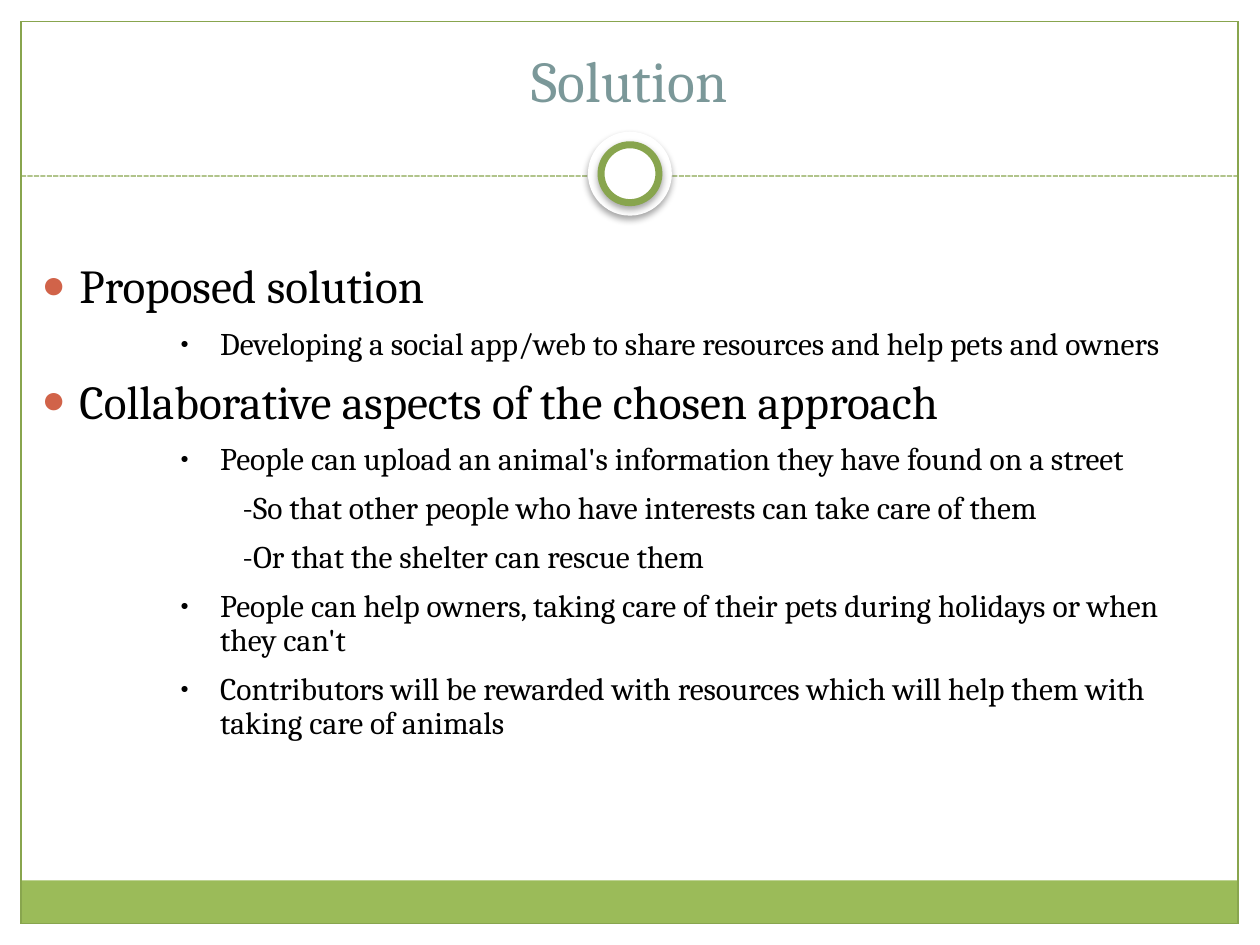
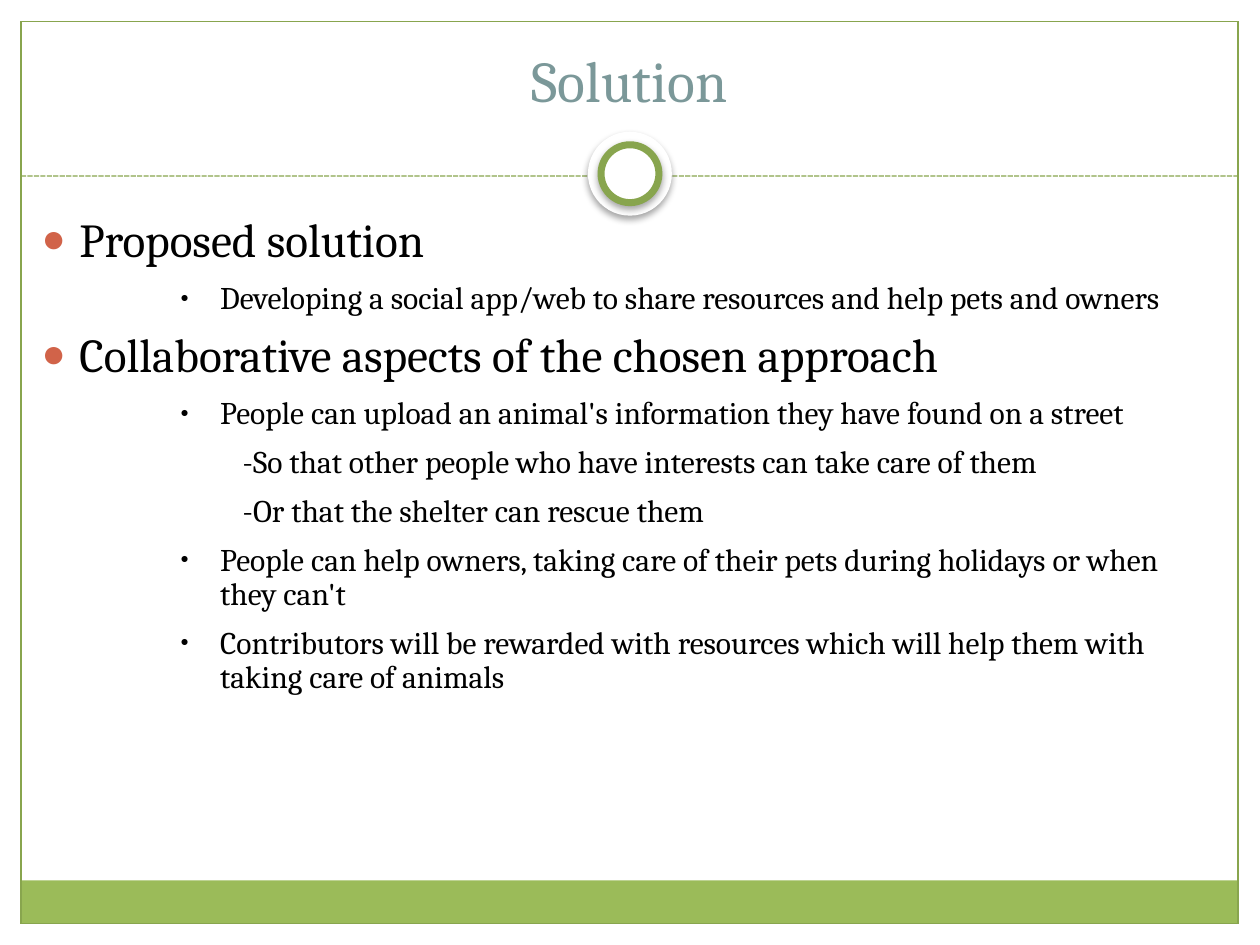
Before and after one commit to Sang712UMA/PetsApp, a slide deck: slide 3 of Presentation/KonstantinaSlides.pptx (slide 2 before the commit). Drawn at 1260x945 pixels with LibreOffice and Linux fonts; fonts in the diff are those of the drawing. Boxes give left, top, right and bottom in pixels: in the first picture for what was removed or moved away, otherwise in the second. Text is boxed around its words. In the diff, an @@ line names an element or a change of style, - is before the commit and + after.

```diff
--- a/Presentation/KonstantinaSlides.pptx
+++ b/Presentation/KonstantinaSlides.pptx
@@ text "Proposed solution" at (x1=79, y1=224, x2=1159, y2=695): vertical alignment middle to top @@
```
Also in this commit, not shown: 1 other slide changed, 1 slide added.
